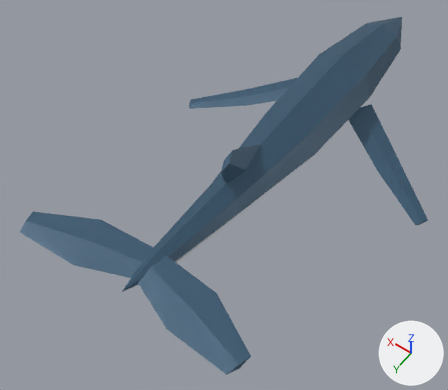
Renders of the glTF model media/models/whale-hull.gltf from each side of a commit.
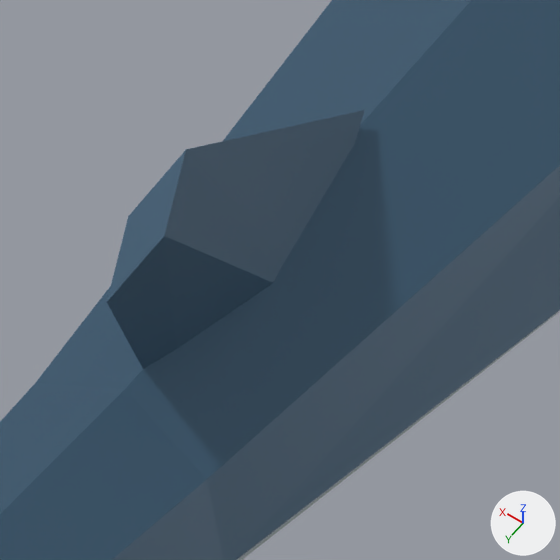
There are two pictures of each version: one whole from a 50 mm camera at (-1.272, 2.505, 2.972) aimed at (0.17, 0.487, -0.199), one close up on the part from 46% to 65% of the width and 33% to 54% of the height. Lighting does not change. The marker at lower right points along +X, +Y and +Z. The older version's two pictures come first. Vertices at exactly the same position are counted once.

Objects in the first close-up: 'whale'.
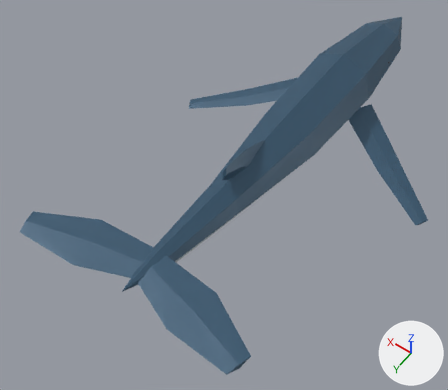
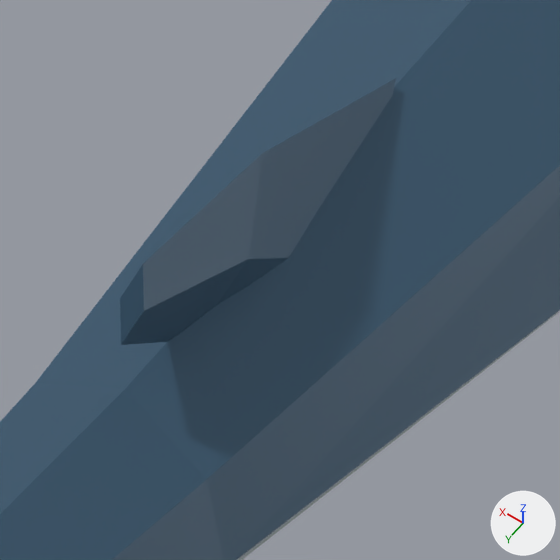
The change, as JSON lines over the scene's bpy script:
```json
{"block": "me_hull", "where": "# used by ob_whale; location = (0.0, 0.0, 0.0)"}
{"op": "remove", "block": "me_hull", "code": "me_hull.from_pydata(...)  # 138 vertices, 248 faces; spans x -0.98..0.98, y -1.72..1.63, z -0.36..0.48"}
{"op": "add", "block": "me_hull", "code": "me_hull.from_pydata(...)  # 142 vertices, 256 faces; spans x -0.98..0.98, y -1.72..1.63, z -0.36..0.4"}
{"block": "me_hull", "change": "me_hull part 1: the loose piece of 10 vertices spanning x -0.04..0.04, y 0.37..0.76, z 0.08..0.48 is rebuilt with 14 vertices and now spans x -0.04..0.04, y 0.31..0.74, z 0.04..0.4"}
```

Pixel boxes [x1, y1, x2, y2] of what changed, in the close-ups (560 x 560 px):
```json
{"part": 1, "of": "me_hull", "change": "rebuilt", "before": [107, 110, 365, 369], "after": [120, 79, 396, 345]}
```
